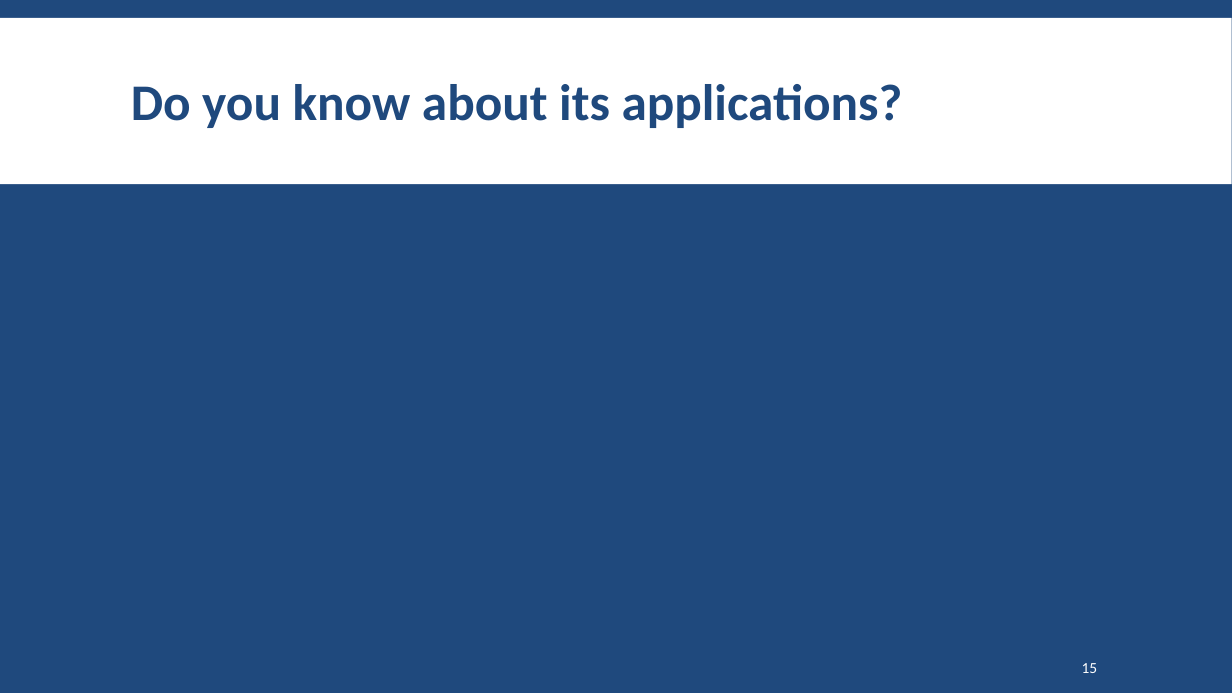
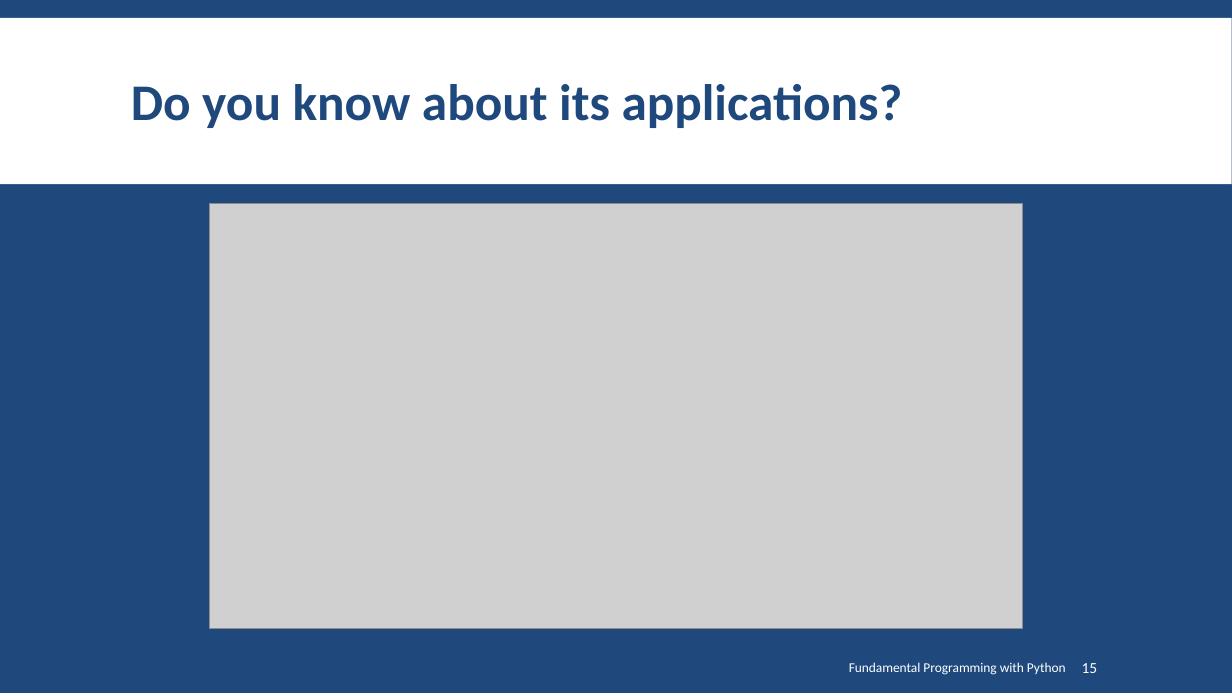
Before and after one commit to SharifPythonSpace/Course1401, a slide deck: slide 15 of Slide/00-Introduction to Programming Applications with Python.pptx. Drawn at 1232x693 pixels with LibreOffice and Linux fonts; fonts in the diff are those of the drawing; grey boxes stand for pictures; background and template pictures are left out. Boxes give left, top, right and bottom in pixels: in the first picture for what was removed or moved away, otherwise in the second. Text is boxed around its words. In the diff, an @@ line names an element or a change of style, - is before the commit and + after.

```diff
--- a/Slide/00-Introduction to Programming Applications with Python.pptx
+++ b/Slide/00-Introduction to Programming Applications with Python.pptx
@@ picture added at <box>210,203,1022,628</box> @@
@@ text added at <box>849,662,1066,675</box>, 10.5 pt, text #FFFFFF @@
+Fundamental Programming with Python
```
Also in this commit, not shown: 21 other slides changed, 1 slide added.
